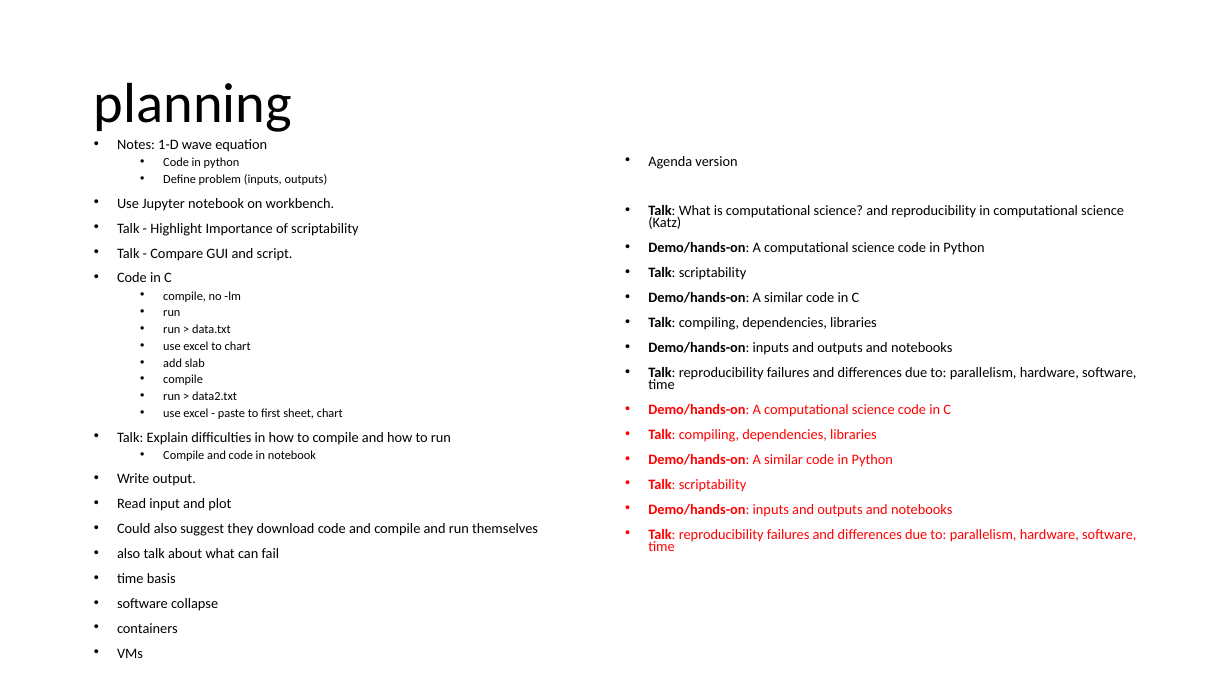
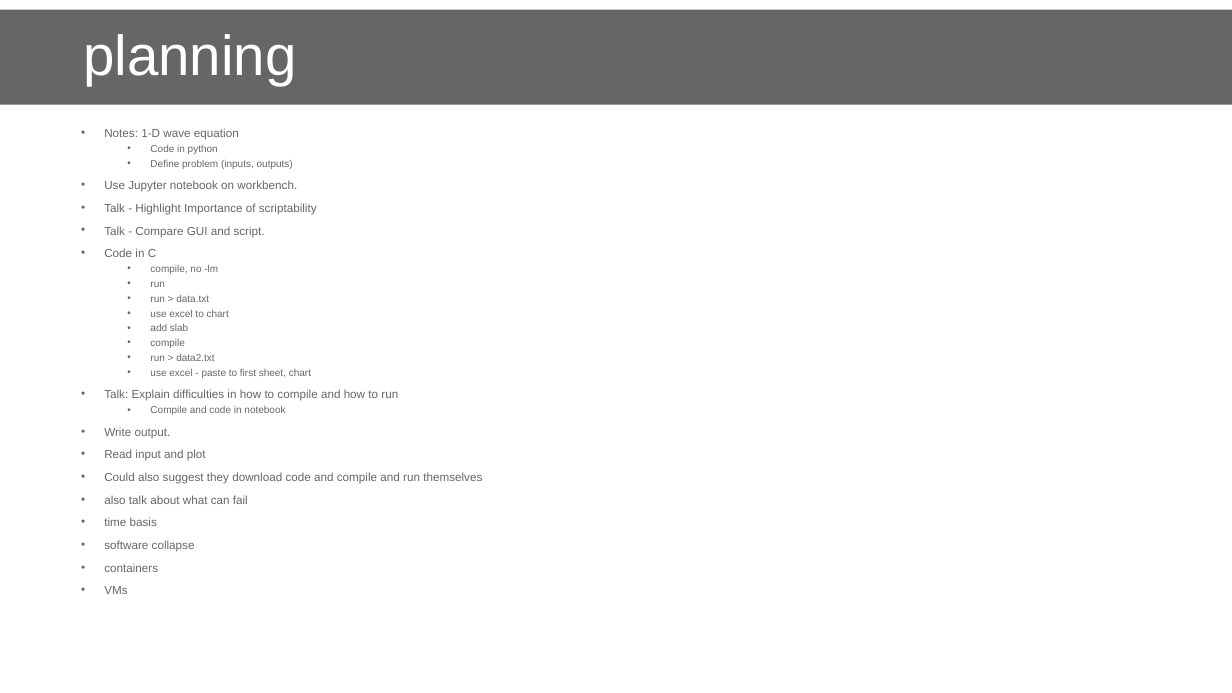
Before and after one commit to danielskatz/repro-fdtd1d, a slide deck: slide 21 of comp-repro.pptx (slide 18 before the commit). Drawn at 1232x693 pixels with LibreOffice and Linux fonts; fonts in the diff are those of the drawing; background and template pictures are left out. Boxes give left, top, right and bottom in pixels: in the first picture for what was removed or moved away, otherwise in the second. Text is boxed around its words. In the diff, an @@ line names an element or a change of style, - is before the commit and + after.

Commit message:
more work on slides

```diff
--- a/comp-repro.pptx
+++ b/comp-repro.pptx
@@ title "planning" resized from (x1=94, y1=82, x2=292, y2=132) to (x1=0, y1=9, x2=1232, y2=104) @@
@@ title "planning" at (x1=0, y1=9, x2=1232, y2=104): font Calibri to Arial, text colour #000000 to #FFFFFF; indent changed; fill none to #666666 @@
@@ text "Notes: 1-D wave equation" moved from (x1=117, y1=139, x2=538, y2=658) to (x1=104, y1=128, x2=482, y2=594) @@
@@ text "Notes: 1-D wave equation" at (x1=104, y1=128, x2=482, y2=594): size 11.2 to 9.1 pt in "Notes: 1-D wave equation", "Use Jupyter notebook on workbench.", "Talk - Highlight Importance of scriptability", "Talk - Compare GUI and script." and 10 more places; font Calibri to Arial, text colour #000000 to #666666; size 9.6 to 7.8 pt in "Code in python", "Define problem (inputs, outputs)", "compile, no -lm", "run" and 7 more places @@
@@ text removed at (x1=648, y1=156, x2=1136, y2=551) @@
-• Agenda version
-• Talk: What is computational science? and reproducibility in computational science (Katz)
-• Demo/hands-on: A computational science code in Python
-• Talk: scriptability
-• Demo/hands-on: A similar code in C
-• Talk: compiling, dependencies, libraries
-• Demo/hands-on: inputs and outputs and notebooks
-• Talk: reproducibility failures and differences due to: parallelism, hardware, software, time
-• Demo/hands-on: A computational science code in C
-• Talk: compiling, dependencies, libraries
-• Demo/hands-on: A similar code in Python
-• Talk: scriptability
-• Demo/hands-on: inputs and outputs and notebooks
-• Talk: reproducibility failures and differences due to: parallelism, hardware, software, time
```
Also in this commit, not shown: 17 other slides changed, 4 slides added.
